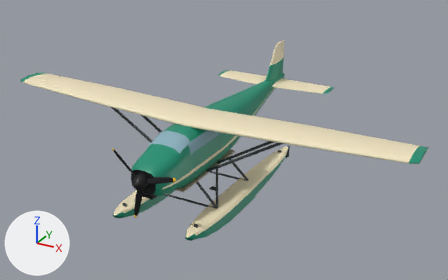
The glTF model public/models/seaplane/Seaplane.glb as it was, and as the next commit left it.
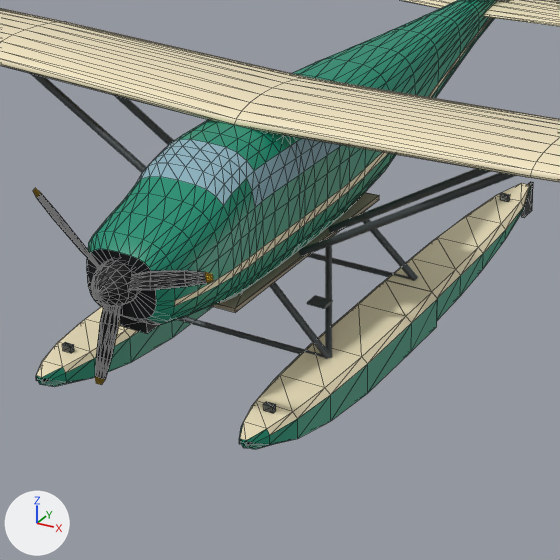
Each version appears first whole from a camera (50 mm lens) standing at (9.95, -16.87, 10.66) and looking at (0.11, 1.02, 1.71), and next in a close-up on the part from 22% to 67% of the width and 29% to 100% of the height. The lights are fixed; the arrows at lower left show +X, +Y and +Z. The first two pictures are the older version. The close-ups show mesh edges as thin lines. Vertices at exactly the same position are counted once.

In view in the first close-up: 'Cabin', 'Floats', 'Fuselage', 'Glass', 'Propeller', 'Struts', 'Tail', 'Wing'.
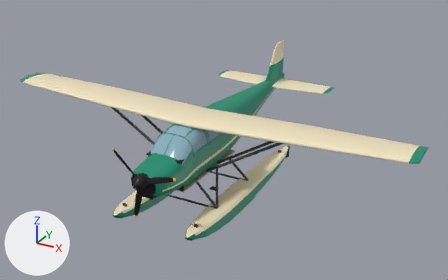
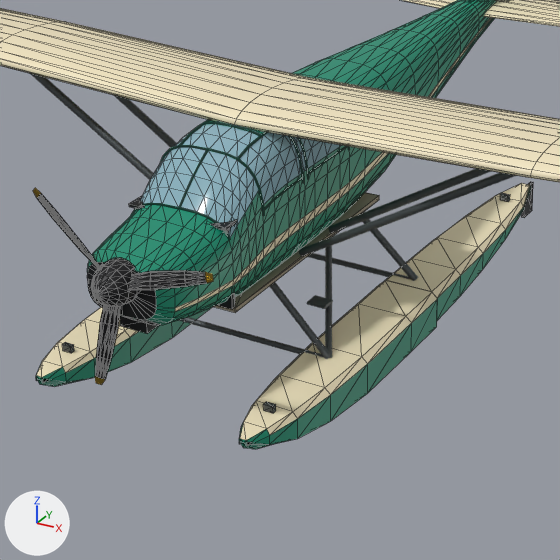
Location of each change, (x1, y1, x2, y2) in pixels of the close-ups (560 x 560 px; the box of a moved part takes in the faces that stretch with it):
'Glass', reshaped
    before: (136, 138, 341, 207)
    after: (141, 120, 341, 238)
'Cabin', reshaped (mostly hidden)
    before: (212, 192, 379, 313)
    after: (129, 192, 379, 313)
part 1 of me_cabin, added (mostly hidden)
    after: (218, 293, 235, 309)
part 2 of me_cabin, moved or reshaped (not visible before)
    after: (129, 196, 237, 233)
part 3 of me_fuselage, added
    after: (131, 120, 304, 240)
part 4 of me_fuselage, added (mostly hidden)
    after: (298, 138, 350, 179)
part 5 of me_fuselage, added
    after: (264, 177, 303, 210)
part 6 of me_fuselage, added
    after: (309, 146, 348, 174)
part 7 of me_fuselage, moved or reshaped
    before: (87, 120, 301, 324)
    after: (87, 183, 289, 325)
part 8 of me_glass, moved or reshaped
    before: (136, 139, 288, 207)
    after: (141, 120, 301, 238)

Edits to the bpy script that builds the scene:
```text
Change me_cabin:
    used by ob_cabin; location = (0.0, 0.0, 0.0)
    remove me_cabin.from_pydata(...)  # 132 vertices, 204 faces; spans x -0.64..0.64, y -2.5..0.9, z 1.39..2.54
    add me_cabin.from_pydata(...)  # 148 vertices, 228 faces; spans x -0.64..0.64, y -2.66..0.9, z 1.39..2.52
    me_cabin part 1: a new loose piece, a box spanning x -0.64..0.64, y -2.59..-2.53, z 1.48..2.08, in mat_seaplanedark (black #141719)
    me_cabin part 2: 55 vertices moved from x -0.64..0.64, y -2.5..-1.91, z 2.03..2.54 to x -0.63..0.63, y -2.66..-1.94, z 1.96..2.5; 5 vertices removed from x -0.64..0.64, y -2.5..-2.34, z 2.15..2.49; 5 vertices added at x -0.61..0.61, y -2.59..-2.35, z 2.04..2.46
    other edits to the shape of me_cabin do not show in these pictures
    add me_cabin.materials.append(mat_seaplanestrut)  # dark grey #525759
Change me_fuselage:
    used by ob_fuselage; location = (0.0, 0.0, 0.0)
    remove me_fuselage.from_pydata(...)  # 715 vertices, 1356 faces; spans x -0.7..0.7, y -3.72..6.42, z 1.32..3.13
    add me_fuselage.from_pydata(...)  # 1766 vertices, 3418 faces; spans x -0.72..0.72, y -3.72..6.42, z 1.32..3.15
    me_fuselage part 3: a new loose piece of 647 vertices spanning x -0.72..0.72, y -2.61..-1.13, z 2.33..3.15, in mat_seaplanejade (cyan #0d8f70)
    me_fuselage part 4: a new loose piece of 144 vertices spanning x 0.38..0.71, y -1.03..-0.04, z 2.45..3.11, in mat_seaplanejade (cyan #0d8f70)
    me_fuselage part 5: a new loose piece of 42 vertices spanning x 0.7..0.71, y -2.0..-1.14, z 2.44..2.52, in mat_seaplanejade (cyan #0d8f70)
    me_fuselage part 6: a new loose piece of 38 vertices spanning x 0.7..0.71, y -1.02..-0.05, z 2.5..2.52, in mat_seaplanejade (cyan #0d8f70)
    me_fuselage part 7: 188 vertices moved from x -0.7..0.7, y -3.72..-1.75, z 1.44..2.9 to x -0.7..0.7, y -3.72..-1.75, z 1.43..2.69; 56 vertices removed from x -0.69..0.69, y -2.6..-0.25, z 2.55..3.13; 10 vertices added at x -0.69..0.69, y -2.6..-2.0, z 2.33..2.54
    other edits to the shape of me_fuselage do not show in these pictures
Change me_glass:
    used by ob_glass; location = (0.0, 0.0, 0.0)
    remove me_glass.from_pydata(...)  # 101 vertices, 136 faces; spans x -0.69..0.69, y -2.6..-0.02, z 2.55..3.12
    add me_glass.from_pydata(...)  # 143 vertices, 224 faces; spans x -0.69..0.69, y -2.6..-0.02, z 2.33..3.13
    me_glass part 8: 36 vertices moved from x -0.69..0.69, y -2.6..-1.75, z 2.57..3.09 to x -0.69..0.69, y -2.6..-1.75, z 2.49..2.94; 23 vertices removed from x -0.69..0.69, y -2.6..-1.75, z 2.55..3.12; 65 vertices added at x -0.69..0.69, y -2.6..-0.02, z 2.33..3.13
```
